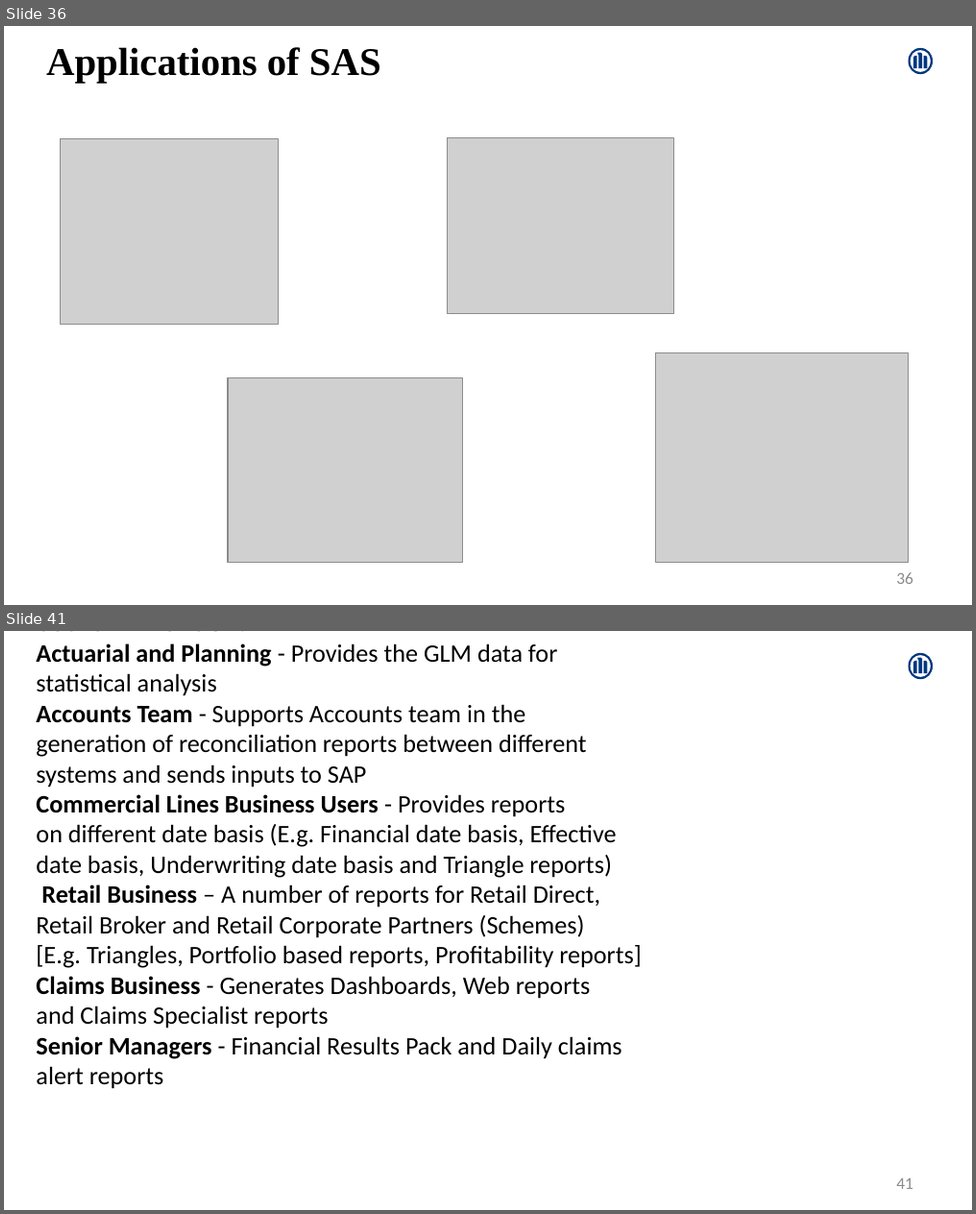
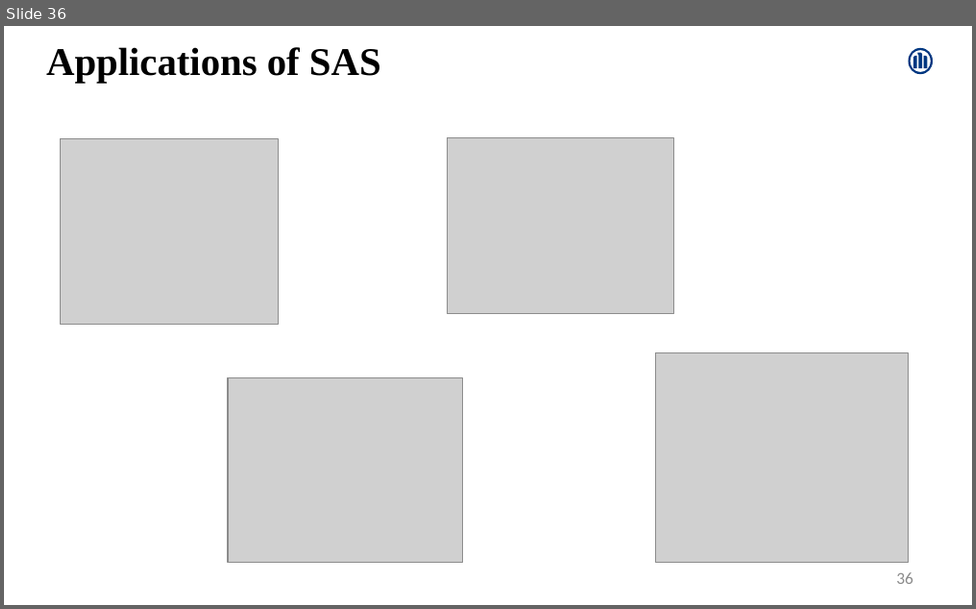
Before and after one commit to Amrutha-Mohan/UpdatedProjects, a slide deck: AmruthaMohan.pptx. Shown one above the other, each under a label of ours: slides 36 and 41 before the commit, slide 36 after it; the slides between them are not shown. The pictures are 976x1214 and 976x609 pixels, drawn with LibreOffice and Linux fonts; fonts in the diff are those of the drawing; grey boxes stand for pictures. Boxes give left, top, right and bottom in pixels: in the first picture for what was removed or moved away, otherwise in the second. Text is boxed around its words. In the diff, an @@ line names an element or a change of style, - is before the commit and + after.

```diff
--- a/AmruthaMohan.pptx
+++ b/AmruthaMohan.pptx
@@ slide 41 removed at box(4, 631, 972, 1210), background #FFFFFF; not listed: 1 template element that a slide beside it also shows @@
@@ text removed at box(36, 631, 641, 1089) @@
-CUSTOMER GROUP?
-Actuarial and Planning - Provides the GLM data for
-statistical analysis
-Accounts Team - Supports Accounts team in the
-generation of reconciliation reports between different
-systems and sends inputs to SAP
-Commercial Lines Business Users - Provides reports
-on different date basis (E.g. Financial date basis, Effective
-date basis, Underwriting date basis and Triangle reports)
-Retail Business – A number of reports for Retail Direct,
-Retail Broker and Retail Corporate Partners (Schemes)
-[E.g. Triangles, Portfolio based reports, Profitability reports]
-Claims Business - Generates Dashboards, Web reports
-and Claims Specialist reports
-Senior Managers - Financial Results Pack and Daily claims
-alert reports
@@ page number removed at box(896, 1178, 913, 1189) @@
-41
```
Also in this commit, not shown: 3 slides changed, 7 slides added, 8 other slides removed.
